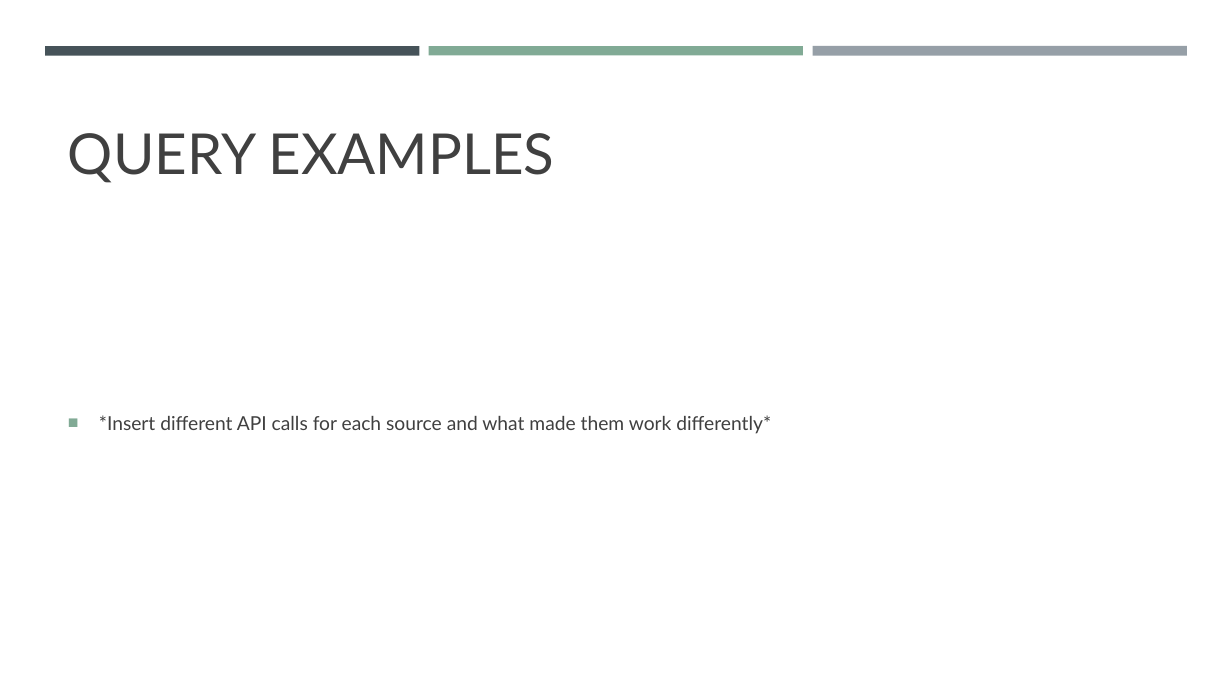
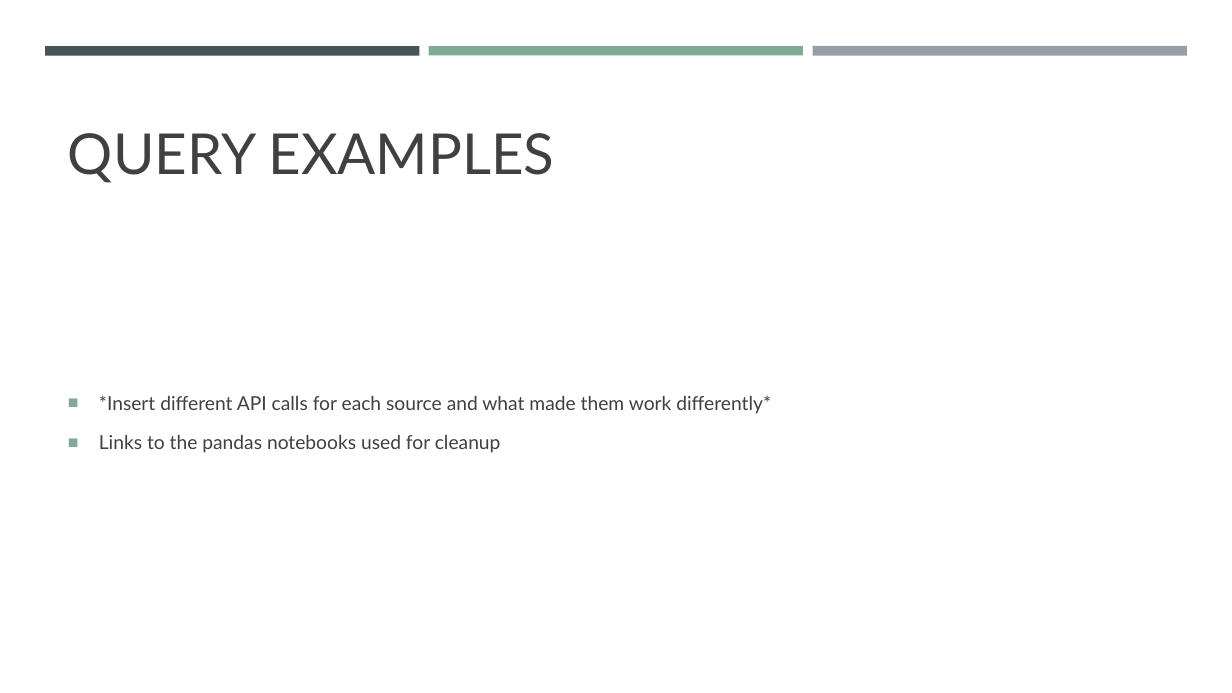
Before and after one commit to 77culhane/GWU_Fall_2019_Project01_The_Geeknd, a slide deck: slide 8 of Musical Chord Progression analysis.pptm (slide 9 before the commit). Drawn at 1232x693 pixels with LibreOffice and Linux fonts; fonts in the diff are those of the drawing. Boxes give left, top, right and bottom in pixels: in the first picture for what was removed or moved away, otherwise in the second. Text is boxed around its words. In the diff, an @@ line names an element or a change of style, - is before the commit and + after.

Commit message:
Updated Slides

```diff
--- a/Musical Chord Progression analysis.pptm
+++ b/Musical Chord Progression analysis.pptm
@@ text at [99,435,501,453]: paragraph added @@
+■ Links to the pandas notebooks used for cleanup
```
Also in this commit, not shown: 1 other slide changed, 9 slides added, 1 slide removed.
